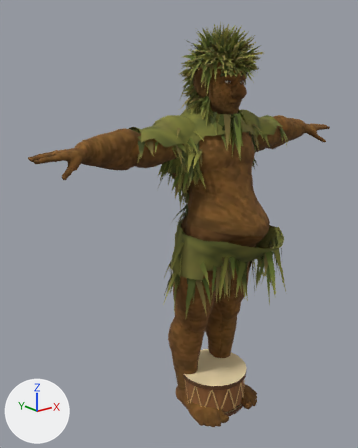
Before and after pictures for a commit that changed the glTF model src/three/models/trolls.glb.
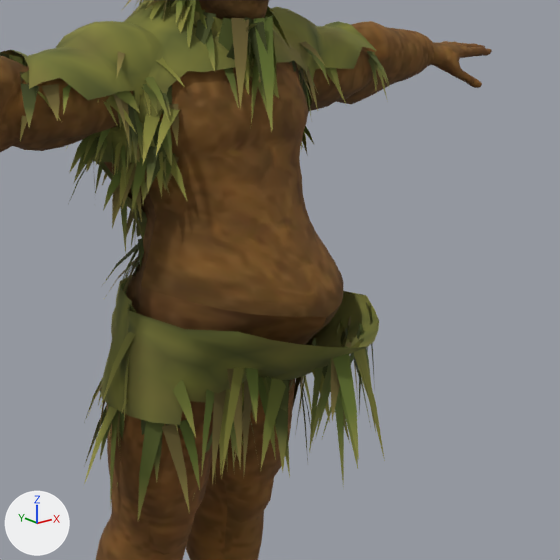
Each version is shown whole from a 50 mm lens placed at (-1.648, -1.754, 1.777), pointed at (-0.175, 0.088, 1.04), then close up on the part from 36% to 100% of the width and 24% to 75% of the height. The lights are fixed; the arrows at lower left show +X, +Y and +Z. The older version's two pictures come first. Both versions are drawn at full value of the shape key 'belly' of 'troll-moss'; the numbers are the values there. Vertices at exactly the same position are counted once.

Names of what the first close-up shows: 'SuperHero_Male', 'troll-beard', 'troll-hair-1', 'troll-moss' and 2 more.
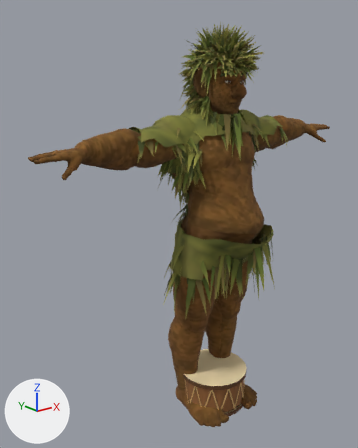
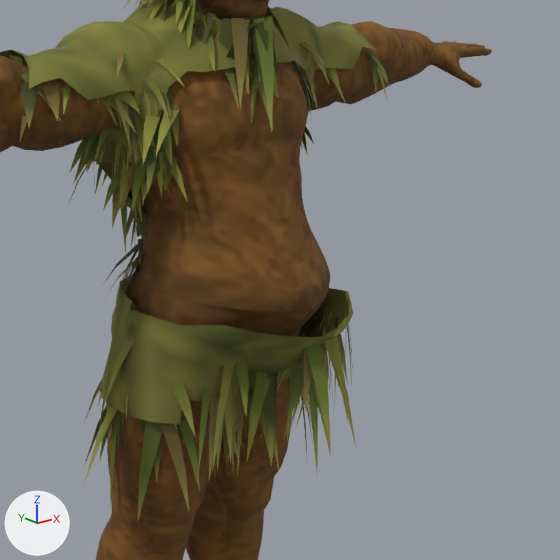
Edits to the scene script, one JSON object a line:
```json
{"block": "me_sphere_005_retopology_004", "where": "# used by ob_superhero_male; location = (0.0, 0.0, 0.0)"}
{"op": "remove", "block": "me_sphere_005_retopology_004", "code": "me_sphere_005_retopology_004.from_pydata(...)  # 6285 vertices, 12566 faces; spans x -0.93..0.93, y -0.31..0.21, z -0.02..1.86"}
{"op": "add", "block": "me_sphere_005_retopology_004", "code": "me_sphere_005_retopology_004.from_pydata(...)  # 6285 vertices, 12566 faces; spans x -0.93..0.93, y -0.26..0.21, z -0.02..1.86"}
{"block": "me_sphere_005_retopology_004", "change": "me_sphere_005_retopology_004 part 1: 157 of the vertices in x -0.19..0.19, y -0.31..-0.08, z 0.89..1.21 are multiplied about their middle by the matrix ((0.981, 0.0, 0.0), (0.0, 0.813, -0.061), (0.0, 0.0, 1.0)), then moved by (0.0, 0.02, 0.0)"}
{"block": "me_troll_moss", "where": "# used by ob_troll_moss; location = (0.0, 0.0, 0.0)"}
{"op": "remove", "block": "me_troll_moss", "code": "me_troll_moss.from_pydata(...)  # 5490 vertices, 4562 faces; spans x -0.475..0.49, y -0.421..0.27, z 0.557..1.635"}
{"op": "add", "block": "me_troll_moss", "code": "me_troll_moss.from_pydata(...)  # 5490 vertices, 4562 faces; spans x -0.475..0.49, y -0.35..0.27, z 0.557..1.635"}
{"block": "me_troll_moss", "change": "me_troll_moss part 2: the loose piece of 5 vertices spanning x -0.026..0.019, y -0.314..-0.297, z 0.825..0.956 is moved by (0.0, 0.059, 0.001)"}
{"block": "me_troll_moss", "change": "me_troll_moss part 3: the loose piece of 5 vertices spanning x -0.01..0.055, y -0.336..-0.301, z 0.779..0.961 is scaled about its middle by (1, 0.988, 1), then moved by (0.0, 0.06, 0.001)"}
{"block": "me_troll_moss", "change": "me_troll_moss part 4: the loose piece of 5 vertices spanning x -0.036..0.002, y -0.314..-0.305, z 0.773..0.961 is moved by (0.0, 0.06, 0.001)"}
{"block": "me_troll_moss", "change": "me_troll_moss part 5: the loose piece of 5 vertices spanning x -0.034..0.01, y -0.109..-0.078, z 0.742..0.884 is moved by (0.0, 0.007, 0.001)"}
{"block": "me_troll_moss", "change": "me_troll_moss part 6: the loose piece of 5 vertices spanning x -0.004..0.037, y -0.108..-0.084, z 0.749..0.884 is moved by (0.0, 0.008, 0.0)"}
{"block": "me_troll_moss", "change": "me_troll_moss part 7: the loose piece of 5 vertices spanning x 0.006..0.025, y -0.123..-0.083, z 0.742..0.882 is moved by (0.0, 0.008, 0.001)"}
{"block": "me_troll_moss", "change": "me_troll_moss part 8: the loose piece of 5 vertices spanning x 0.13..0.167, y -0.245..-0.212, z 0.724..0.986 is moved by (-0.005, 0.039, 0.0)"}
{"block": "me_troll_moss", "change": "me_troll_moss part 9: the loose piece of 5 vertices spanning x 0.045..0.114, y -0.2..-0.167, z 0.742..0.94 is multiplied about its middle by the matrix ((0.988, 0.152, -0.015), (-0.151, 0.987, 0.051), (0.022, -0.048, 0.999)), then moved by (0.0, 0.027, 0.0)"}
{"block": "me_troll_moss", "change": "me_troll_moss part 10: 569 of 5490 vertices moved; they spanned x -0.261..0.235, y -0.421..0.064, z 0.569..1.041 and now span x -0.255..0.234, y -0.35..0.064, z 0.569..1.041; mean shift (0.0, 0.022, 0.0); largest move (0.0, -0.409, 1.014) -> (0.0, -0.333, 1.014)"}
{"block": "me_troll_moss", "change": "other edits to the shape of me_troll_moss do not show in these pictures"}
```

What differs and where, as boxes (x1, y1, x2, y2) in the close-ups (560 x 560 px; the box of a moved part takes in the faces that stretch with it):
```json
{"object": "troll-moss", "change": "reshaped", "before": [0, 0, 390, 520], "after": [0, 0, 390, 524]}
{"part": 1, "of": "me_sphere_005_retopology_004", "change": "moved or reshaped", "before": [153, 204, 343, 345], "after": [154, 204, 330, 337]}
{"part": 2, "of": "me_troll_moss", "change": "moved or reshaped", "before": [312, 370, 330, 422], "after": [289, 361, 307, 411]}
{"part": 3, "of": "me_troll_moss", "change": "moved or reshaped", "before": [322, 365, 350, 443], "after": [299, 359, 320, 413], "on screen": "mostly hidden"}
{"part": 4, "of": "me_troll_moss", "change": "moved or reshaped", "before": [309, 367, 323, 456], "after": [287, 359, 299, 440]}
{"part": 5, "of": "me_troll_moss", "change": "moved or reshaped", "before": [234, 382, 244, 428], "after": [233, 394, 241, 427], "on screen": "mostly hidden"}
{"part": 6, "of": "me_troll_moss", "change": "moved or reshaped", "before": [251, 403, 255, 419], "after": [248, 392, 253, 413], "on screen": "mostly hidden"}
{"part": 7, "of": "me_troll_moss", "change": "moved or reshaped", "after": [244, 385, 253, 414], "on screen": "not visible before"}
{"part": 8, "of": "me_troll_moss", "change": "moved or reshaped", "after": [324, 313, 335, 424], "on screen": "not visible before"}
{"part": 9, "of": "me_troll_moss", "change": "moved or reshaped", "before": [295, 341, 312, 435], "on screen": "not visible afterwards"}
{"part": 10, "of": "me_troll_moss", "change": "moved or reshaped", "before": [100, 291, 385, 520], "after": [103, 288, 356, 524]}
```
